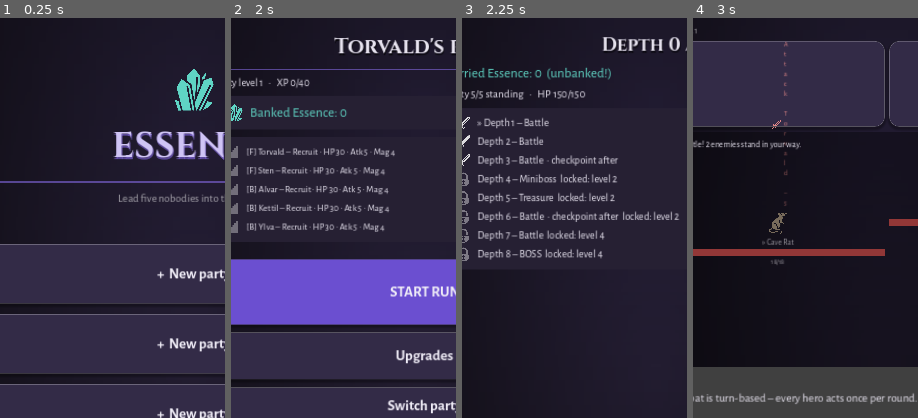
Above: before the commit, frames 1-4 (left to right).
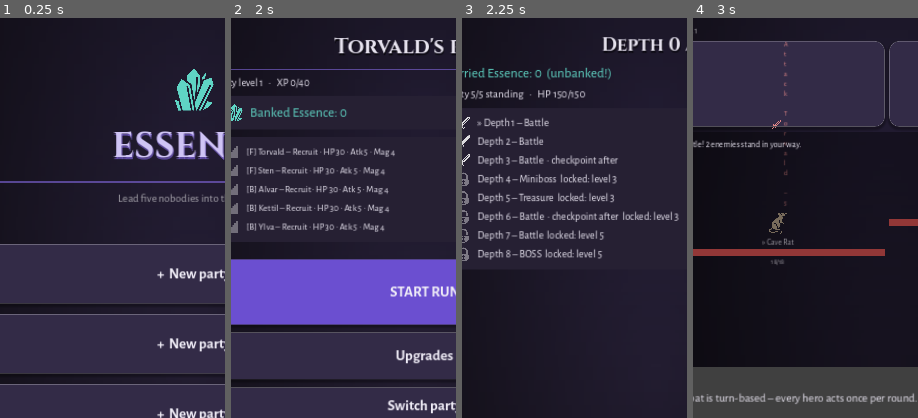
Above: after the commit, the same moments.

Repository: DrDev1337/Dreamapp
Game: Godot game, scene res://scenes/main.tscn
Same seed, same stepped clock (60 frames per second), same inputs: the game is played once before the commit and once after it.
Inputs:
- Up to frame 1 (0.25 s): no input
- Up to frame 2 (2 s): click "+ New party" at 0.5 s; click "Begin the descent" at 1.25 s
- Up to frame 3 (2.25 s): click "START RUN" at 2 s
- Up to frame 4 (3 s): click "Descend – Depth 1: Battle" at 2.75 s
The pictures show only the part of the screen within x 7-57%, y 0-50%; the shares and areas given below are measured in that part.

Frames 1-2 are identical in both runs. In frame 3, 0.1% of the frame differs, in the area x 60-97%, y 39-61%; in frame 4, nothing differs.

Commit message:
Rebalance early game from party simulation data
CI simulation showed fresh parties wiping 50/50 (both AI policies),
nearly all against the depth 4 miniboss, while veteran parties won it
99% of the time. Class locks were also far too slow (2 of 5 heroes
after 100 runs).

- Depth gates raised to {4: 3, 7: 5}: a first run now ends with a
  chosen bank at checkpoint 1 instead of a forced wipe
- Grave Warden softened (48 HP / 7 attack, from 60/8)
- XP growth 1.55 -> 1.45: more party levels, more class picks
- Level-up choices stick to a hero's started path 85% (from 70%) so
  class identities actually lock

Co-Authored-By: Claude Fable 5 <noreply@anthropic.com>
Claude-Session: https://claude.ai/code/session_019aKYy591HB2eGFWw2i1t2D

Diff:
--- a/src/core/balance.gd
+++ b/src/core/balance.gd
@@ -8,10 +8,12 @@
 const MINIBOSS_ROOM := 4
 const BOSS_ROOM := 8
 
-# --- Djupgräns (US-1.3): segment låses upp med karaktärsnivå.
+# --- Djupgräns (US-1.3): segment låses upp med partynivå.
 # Gaten ligger vid checkpoints så att en run alltid kan avslutas snyggt:
-# rum 1-3 alltid, rum 4-6 kräver nivå 2, rum 7-8 kräver nivå 4.
-const DEPTH_LEVEL_GATES := {4: 2, 7: 4}
+# rum 1-3 alltid, rum 4-6 kräver nivå 3, rum 7-8 kräver nivå 5.
+# Simuleringsdata: färska partyn wipade 50/50 mot minibossen på nivå 2 –
+# gaten tvingar run 1 att sluta med en bankning vid checkpoint 1 i stället.
+const DEPTH_LEVEL_GATES := {4: 3, 7: 5}
 
 
 static func required_level_for_depth(depth: int) -> int:
@@ -60,7 +62,7 @@
 
 # --- Level och klassning (US-4.2) ---
 const XP_PER_LEVEL_BASE := 40
-const XP_LEVEL_GROWTH := 1.55
+const XP_LEVEL_GROWTH := 1.45  # fler nivåer = fler klassval (party-pivotens kärna)
 const CLASS_UNLOCK_PICKS := 3  # val i samma riktning innan klassidentitet
 
 
--- a/src/core/enemies.gd
+++ b/src/core/enemies.gd
@@ -75,8 +75,8 @@
 		"id": "grave_warden",
 		"name": "The Grave Warden",
 		"behavior": "miniboss",
-		"hp": 60,
-		"attack": 8,
+		"hp": 48,
+		"attack": 7,
 		"speed": 4,
 		"armor": 2,
 		"essence_mult": Balance.ESSENCE_MINIBOSS_MULT,
--- a/src/core/levelup.gd
+++ b/src/core/levelup.gd
@@ -62,7 +62,7 @@
 		if int(hero.axis_points[axis]) > best:
 			best = int(hero.axis_points[axis])
 			best_axis = axis
-	if best_axis != "" and rng.randf() < 0.7:
+	if best_axis != "" and rng.randf() < 0.85:
 		return best_axis
 	return Abilities.AXES[rng.randi_range(0, Abilities.AXES.size() - 1)]
 
--- a/tests/run_tests.gd
+++ b/tests/run_tests.gd
@@ -41,10 +41,11 @@
 	check(Balance.FRONT_ROW_SIZE == 2, "frontraden är 2 hjältar")
 	check(Balance.required_level_for_depth(1) == 1, "djup 1 kräver nivå 1")
 	check(Balance.required_level_for_depth(3) == 1, "djup 3 kräver nivå 1")
-	check(Balance.required_level_for_depth(4) == 2, "djup 4 kräver nivå 2 (US-1.3)")
-	check(Balance.required_level_for_depth(8) == 4, "djup 8 kräver nivå 4")
+	check(Balance.required_level_for_depth(4) == 3, "djup 4 kräver nivå 3 (US-1.3)")
+	check(Balance.required_level_for_depth(8) == 5, "djup 8 kräver nivå 5")
 	check(Balance.max_depth_for_level(1) == 3, "nivå 1 når djup 3")
-	check(Balance.max_depth_for_level(4) == 8, "nivå 4 når djup 8")
+	check(Balance.max_depth_for_level(3) == 6, "nivå 3 når djup 6")
+	check(Balance.max_depth_for_level(5) == 8, "nivå 5 når djup 8")
 	check(
 		Balance.essence_for_enemy(3) > Balance.essence_for_enemy(1),
 		"Essens skalar med djup (US-2.1)"
